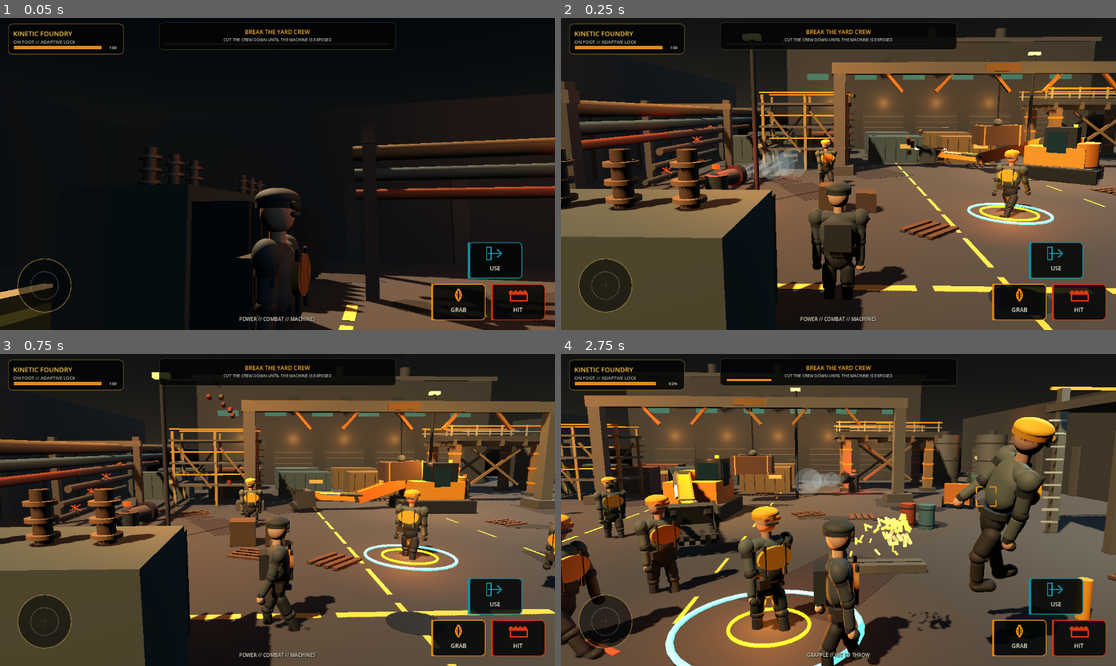
Above: before the commit, frames 1-4 (two rows, left to right).
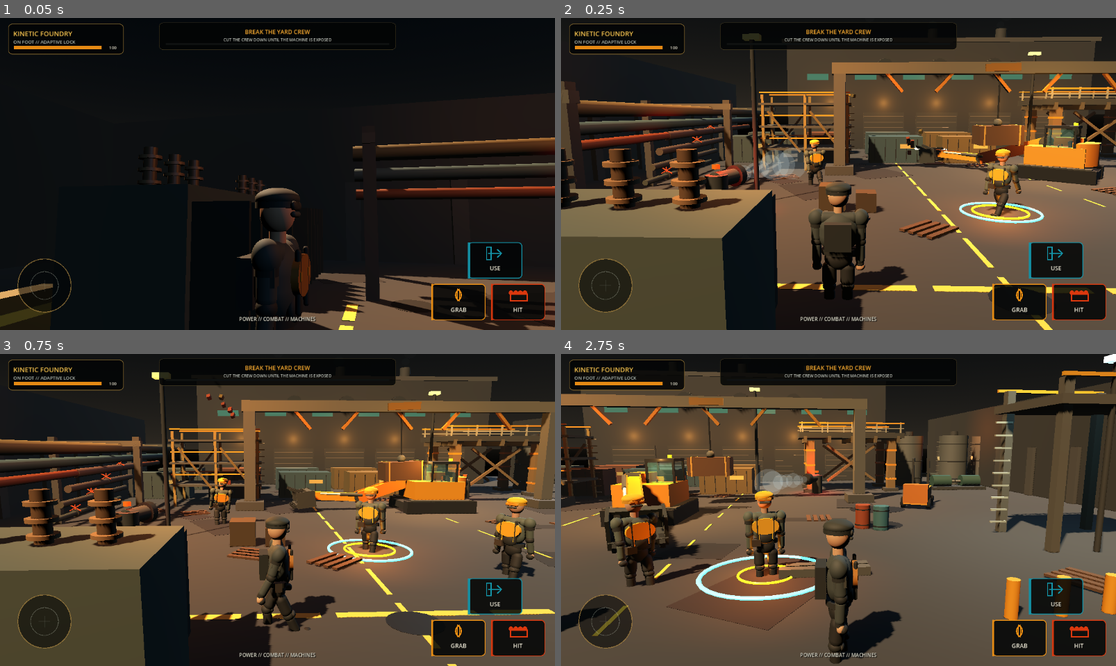
Above: after the commit, the same moments.

Repository: IssisX/kinetic-foundry-
Game: Godot game, scene res://Main.tscn
Same seed, same stepped clock (60 frames per second), same inputs: the game is played once before the commit and once after it.
Inputs (mouse positions are in pixels of both pictures, inside the frame that each line leads up to):
- Up to frame 1 (0.05 s): no input
- Up to frame 2 (0.25 s): no input
- Up to frame 3 (0.75 s): move the mouse to (399, 494) at 0.52 s; hold D from 0.53 s (still down); hold E from 0.53 s (still down); click (399, 494) at 0.67 s
- Up to frame 4 (2.75 s): release D at 1.25 s; release E at 1.25 s; drag from (727, 525) to (810, 572) at 1.27 s; move the mouse to (894, 441) at 2.02 s; hold D from 2.03 s (still down); hold K from 2.03 s (still down)

Frame 1 is identical in both runs. In frame 2, 2.5% of the frame differs, in the area x 43-94%, y 33-67%; in frame 3, 5.8%; in frame 4, 46%, in the area x 0-100%, y 0-100%.

Commit message:
Rebuild excavator cab for true operator POV

Diff:
--- a/scripts/excavator_visual.gd
+++ b/scripts/excavator_visual.gd
@@ -47,19 +47,10 @@
         grille.position = Vector3(1.305, 1.92, -0.30 + float(grille_i) * 0.23)
         root.add_child(grille)
 
-    var cab_frame := GeomUtil.box_mesh(Vector3(1.46, 1.90, 1.72), Color(0.085, 0.095, 0.09), 0.56, 0.28)
-    cab_frame.position = Vector3(-0.66, 2.48, 0.24)
-    root.add_child(cab_frame)
-
-    var windshield := GeomUtil.box_mesh(Vector3(1.08, 1.34, 0.055), Color(0.10, 0.20, 0.22), 0.22, 0.40)
-    windshield.position = Vector3(-0.66, 2.53, -0.65)
-    root.add_child(windshield)
-    var side_window := GeomUtil.box_mesh(Vector3(0.055, 1.28, 1.04), Color(0.10, 0.20, 0.22), 0.22, 0.40)
-    side_window.position = Vector3(-1.42, 2.54, 0.08)
-    root.add_child(side_window)
+    _build_cab(root, nodes)
 
     var work_light := OmniLight3D.new()
-    work_light.position = Vector3(-0.74, 3.47, -0.66)
+    work_light.position = Vector3(-0.74, 3.52, -0.72)
     work_light.light_color = Color(1.0, 0.72, 0.38)
     work_light.light_energy = 1.8
     work_light.omni_range = 7.5
@@ -68,7 +59,7 @@
 
     var beacon := GeomUtil.cylinder_mesh(0.12, 0.18, Color(0.98, 0.43, 0.05), 0.34, 0.05)
     beacon.material_override = GeomUtil.emissive_material(Color(0.98, 0.43, 0.05), 2.4, 0.34, 0.05)
-    beacon.position = Vector3(-0.70, 3.52, 0.88)
+    beacon.position = Vector3(-0.70, 3.62, 0.88)
     root.add_child(beacon)
 
     var boom := Node3D.new()
@@ -170,10 +161,81 @@
 
     return nodes
 
+static func _build_cab(root: Node3D, nodes: Dictionary) -> void:
+    var frame_color := Color(0.075, 0.085, 0.080)
+    var interior_color := Color(0.055, 0.062, 0.060)
+    var steel_color := Color(0.16, 0.17, 0.16)
+
+    var cab_floor := GeomUtil.box_mesh(Vector3(1.50, 0.16, 1.72), frame_color, 0.86, 0.28)
+    cab_floor.position = Vector3(-0.66, 1.62, 0.24)
+    root.add_child(cab_floor)
+    var cab_roof := GeomUtil.box_mesh(Vector3(1.52, 0.15, 1.76), frame_color, 0.76, 0.32)
+    cab_roof.position = Vector3(-0.66, 3.45, 0.24)
+    root.add_child(cab_roof)
+
+    for x in [-1.36, 0.04]:
+        for z in [-0.58, 1.02]:
+            var pillar := GeomUtil.box_mesh(Vector3(0.11, 1.78, 0.11), frame_color, 0.72, 0.38)
+            pillar.position = Vector3(x, 2.53, z)
+            root.add_child(pillar)
+
+    var back_panel := GeomUtil.box_mesh(Vector3(1.40, 1.15, 0.12), interior_color, 0.86, 0.20)
+    back_panel.position = Vector3(-0.66, 2.25, 1.00)
+    root.add_child(back_panel)
+
+    var windshield := GeomUtil.box_mesh(Vector3(1.27, 1.48, 0.035), Color.WHITE)
+    windshield.material_override = GeomUtil.glass_material(Color(0.32, 0.60, 0.68, 0.17), 0.10, 0.10)
+    windshield.position = Vector3(-0.66, 2.58, -0.595)
+    root.add_child(windshield)
+
+    for x in [-1.375, 0.055]:
+        var side_window := GeomUtil.box_mesh(Vector3(0.035, 1.44, 1.36), Color.WHITE)
+        side_window.material_override = GeomUtil.glass_material(Color(0.28, 0.56, 0.64, 0.15), 0.11, 0.08)
+        side_window.position = Vector3(x, 2.58, 0.22)
+        root.add_child(side_window)
+
+    var seat_base := GeomUtil.box_mesh(Vector3(0.58, 0.18, 0.58), interior_color, 0.95, 0.0)
+    seat_base.position = Vector3(-0.68, 1.92, 0.46)
+    root.add_child(seat_base)
+    var seat_back := GeomUtil.box_mesh(Vector3(0.58, 0.72, 0.16), interior_color, 0.94, 0.0)
+    seat_back.position = Vector3(-0.68, 2.24, 0.71)
+    seat_back.rotation.x = -0.12
+    root.add_child(seat_back)
+
+    var dashboard := GeomUtil.box_mesh(Vector3(1.18, 0.28, 0.34), steel_color, 0.78, 0.18)
+    dashboard.position = Vector3(-0.66, 2.04, -0.38)
+    dashboard.rotation.x = -0.12
+    root.add_child(dashboard)
+    for i in 4:
+        var gauge := GeomUtil.cylinder_mesh(0.075, 0.018, Color(0.08, 0.12, 0.10), 0.32, 0.12)
+        gauge.rotation.x = PI * 0.5
+        gauge.position = Vector3(-1.03 + float(i) * 0.25, 2.13, -0.545)
+        root.add_child(gauge)
+        var glow := GeomUtil.sphere_mesh(0.022, Color(0.20, 0.95, 0.45))
+        glow.material_override = GeomUtil.emissive_material(Color(0.20, 0.95, 0.45), 1.8, 0.2, 0.0)
+        glow.position = gauge.position + Vector3(0.0, 0.0, -0.025)
+        root.add_child(glow)
+
+    for side in [-1.0, 1.0]:
+        var console := GeomUtil.box_mesh(Vector3(0.22, 0.18, 0.58), interior_color, 0.88, 0.12)
+        console.position = Vector3(-0.66 + side * 0.48, 1.97, 0.20)
+        root.add_child(console)
+        var joystick := GeomUtil.capsule_mesh(0.045, 0.34, Color(0.12, 0.13, 0.12))
+        joystick.position = console.position + Vector3(0.0, 0.24, -0.06)
+        joystick.rotation.z = side * 0.08
+        root.add_child(joystick)
+
+    var operator_view := Node3D.new()
+    operator_view.name = "OperatorView"
+    operator_view.position = Vector3(-0.66, 2.72, -0.34)
+    operator_view.rotation_degrees = Vector3(-5.0, 0.0, 0.0)
+    root.add_child(operator_view)
+    nodes.operator_view = operator_view
+
 static func _make_arm_probe(parent: Node3D, size: Vector3, local_position: Vector3) -> CollisionShape3D:
     var area := Area3D.new()
     area.collision_layer = 0
-    area.collision_mask = 8
+    area.collision_mask = 1 | 8
     area.monitoring = false
     area.monitorable = false
     parent.add_child(area)
